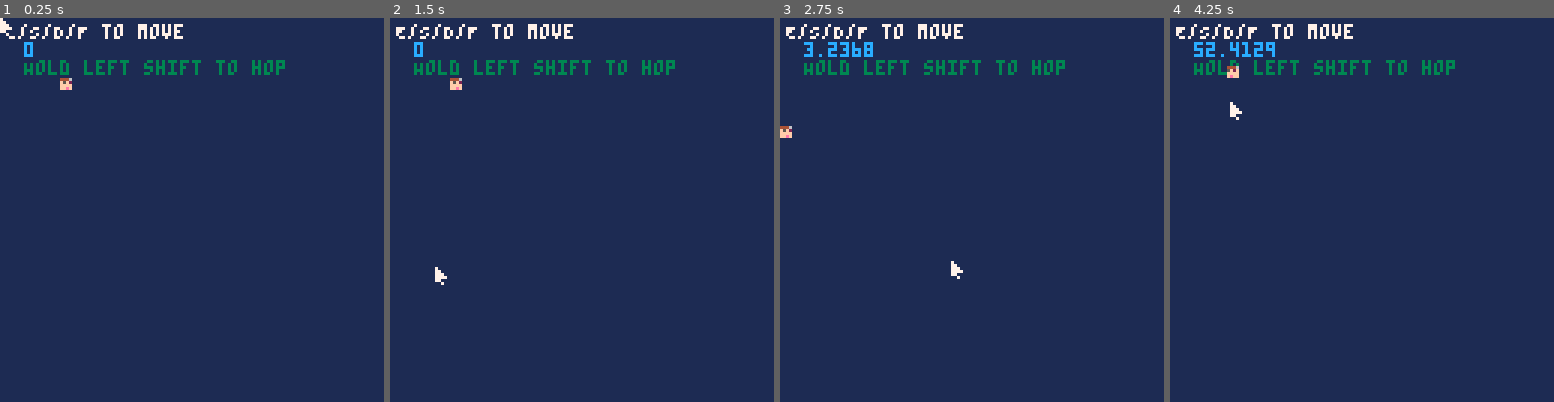
Above: before the commit, frames 1-4 (left to right).
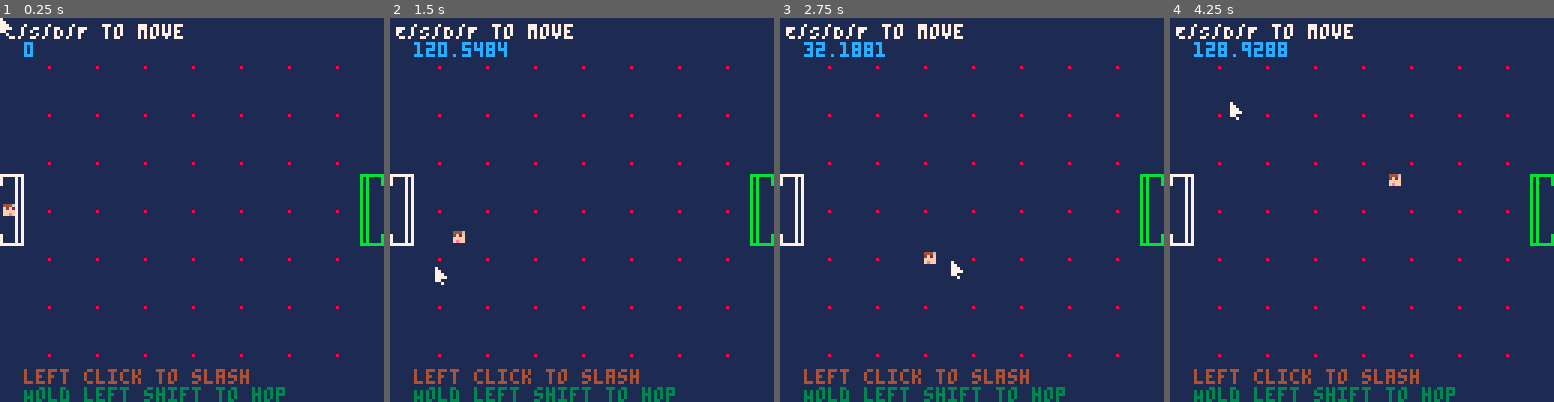
Above: after the commit, the same moments.

Repository: vmikelic/hop-PICO8
Game: PICO-8 cartridge hop.p8
Same seed, same stepped clock (60 frames per second), same inputs: the game is played once before the commit and once after it.
Inputs (mouse positions are in pixels of both pictures, inside the frame that each line leads up to):
- Up to frame 1 (0.25 s): no input
- Up to frame 2 (1.5 s): click (670, 121) at 0.67 s; tap O (Z key) at 0.7 s; click (436, 267) at 1.22 s
- Up to frame 3 (2.75 s): hold Right 1.6-2.1 s; hold P2 Left 1.6-2.1 s; tap O (Z key) at 1.7, 2.1, 2.5 s; click (887, 114) at 1.77 s; hold Up 2.15-2.42 s; hold P2 Down 2.15-2.42 s; click (952, 259) at 2.32 s; hold Right from 2.47 s (still down); hold P2 Left from 2.47 s (still down)
- Up to frame 4 (4.25 s): click (1404, 106) at 2.87 s; tap O (Z key) every 0.4 s from 2.9 to 4.1 s; release Right at 3.03 s; release P2 Left at 3.03 s; hold Left 3.08-3.58 s; hold P2 Right 3.08-3.58 s; click (1465, 256) at 3.42 s; hold Down 3.63-3.97 s; hold P2 Up 3.63-3.97 s; click (1231, 102) at 3.97 s; hold Right from 4.02 s (still down); hold P2 Left from 4.02 s (still down)

The runs differ from the first frame. In frame 1, 4.1% of the frame differs, in the area x 0-100%, y 10-100%; in frame 2, 4.5%, in the area x 0-100%, y 6-100%; in frame 3, 4.3%; in frame 4, 4.4%.

Commit message:
intial slash implementation

Diff:
--- a/hop.p8
+++ b/hop.p8
@@ -7,6 +7,7 @@
 #include mouse.lua
 #include player.lua
 #include vector.lua
+#include level.lua
 
 -->8
 -- init
@@ -20,7 +21,13 @@
 -- update
 function _update60()
 
+if(mouse_left_init) then
+    player_vars.player_status = 2;
+    player_vars.slash_speed = 0.3*vector_length(vector(player_vars.velocity_x,player_vars.velocity_y));
+end
+handle_slash()
 update_player_movement()
+
 update_mouse()
 
 end
@@ -29,10 +36,12 @@
 function _draw()
 
 cls(1)
+draw_level()
 draw_player()
 print('E/S/D/F to move',2,2,7)
 print(vector_length(vector(player_vars.velocity_x,player_vars.velocity_y)),2+6,2+6,12)
-print('Hold left shift to hop',2+6,2+6+6,3)
+print('left click to slash',2+6,127-10,4)
+print('Hold left shift to hop',2+6,127-4,3)
 handle_animations()
 draw_mouse()
 
--- /dev/null
+++ b/level.lua
@@ -0,0 +1,25 @@
+occupied_slots = {}
+num_of_obstacles = 0
+
+function reset_level()
+    player_vars.location_x = 1.0
+    player_vars.location_y = 62.0
+    player_vars.player_status = 0
+    player_vars.velocity_x = 0
+    player_vars.velocity_y = 0
+    occupied_slots = {}
+end
+
+function make_level()
+    --0 to 48
+end
+
+function draw_level()
+    animate_once(0,52,{8},1,3,1,1)
+    animate_once(128-8,52,{9},1,3,1,1)
+    for x = 16,127,16 do
+        for y = 16,127,16 do
+          pset(x, y, 8)
+        end
+    end
+end
--- a/player.lua
+++ b/player.lua
@@ -2,22 +2,44 @@
 
 player_vars=
 {
-    location_x = 20.0,
-    location_y = 20.0,
+    location_x = 1.0,
+    location_y = 62.0,
     velocity_x=0.0,
     velocity_y=0.0,
     player_speed = 1200.0/scale_,
     player_width = 4.0,
     player_height = 4.0,
-    player_status = 0, -- 0 = grounded, 1 = jumping
+    player_status = 0, -- 0 = grounded, 1 = jumping, 2 = slash
+    slash_time = 0,
+    slash_speed = 0
 }
+
+function handle_slash()
+    if(player_vars.slash_time < 0) then
+        player_vars.slash_time = player_vars.slash_time + 1
+    end
+
+    if(player_vars.player_status != 2) then
+        return
+    end
+
+    if(mouse_left_hold == false) then
+        add_vel = vector_scale(vector_norm(vector((mouse_x-1)-player_vars.location_x,(mouse_y-1)-player_vars.location_y)),player_vars.slash_speed+135)
+        player_vars.velocity_x = add_vel.x;
+        player_vars.velocity_y = add_vel.y
+        player_vars.player_status = 0;
+        player_vars.slash_time = -60;
+    end
+end
 
 function update_player_movement()
     --left shift
-    if (btn(4,1)) then
-        player_vars.player_status = 1;
-    else
-        player_vars.player_status = 0;
+    if(player_vars.player_status != 2) then
+        if (btn(4,1)) then
+            player_vars.player_status = 1;
+        else
+            player_vars.player_status = 0;
+        end
     end
 
     acceleration = vector(0,0)
@@ -40,8 +62,15 @@
             end
     end
 
+    if(player_vars.slash_time <= -50 or
+       player_vars.player_status == 2) then
+        acceleration.x = 0
+        acceleration.y = 0
+    end
+
     --friction based on PM_Friction from halflife/pm_chared.c at https://github.com/ValveSoftware/halflife
-    if(player_vars.player_status == 0) then
+    if((player_vars.player_status == 0 and player_vars.slash_time > -50 ) or
+       player_vars.player_status == 2) then
 
         speed = vector_length(vector(player_vars.velocity_x,player_vars.velocity_y))
         friction = 4;
Not shown, changed: 24 lines of the sprite sheet (__gfx__) section of hop.p8
